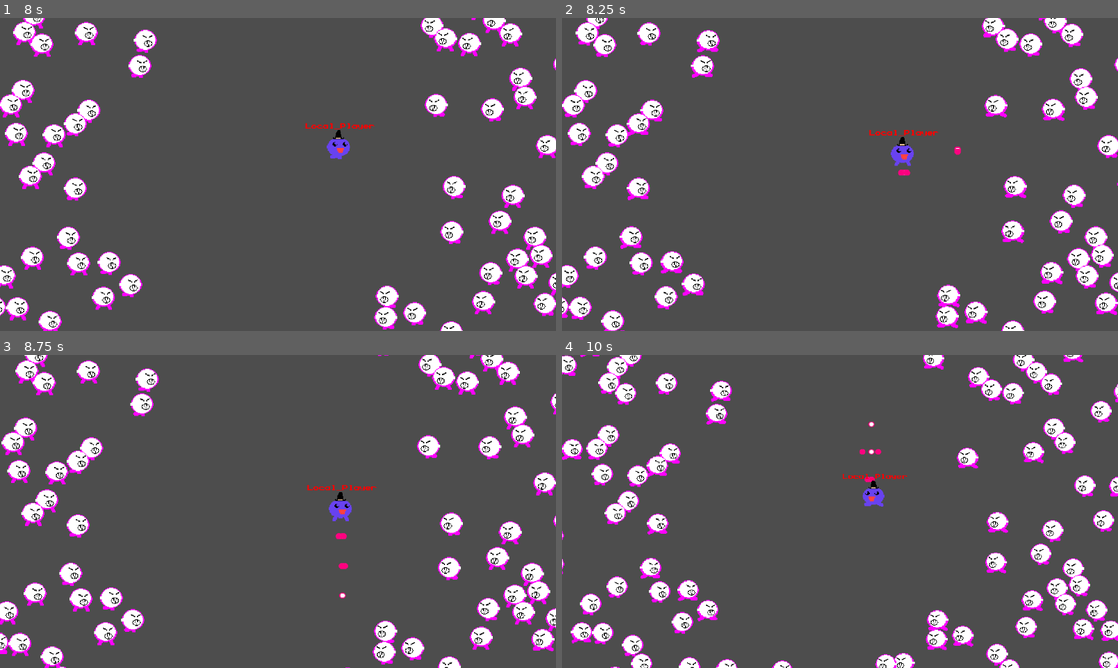
Above: before the commit, frames 1-4 (two rows, left to right).
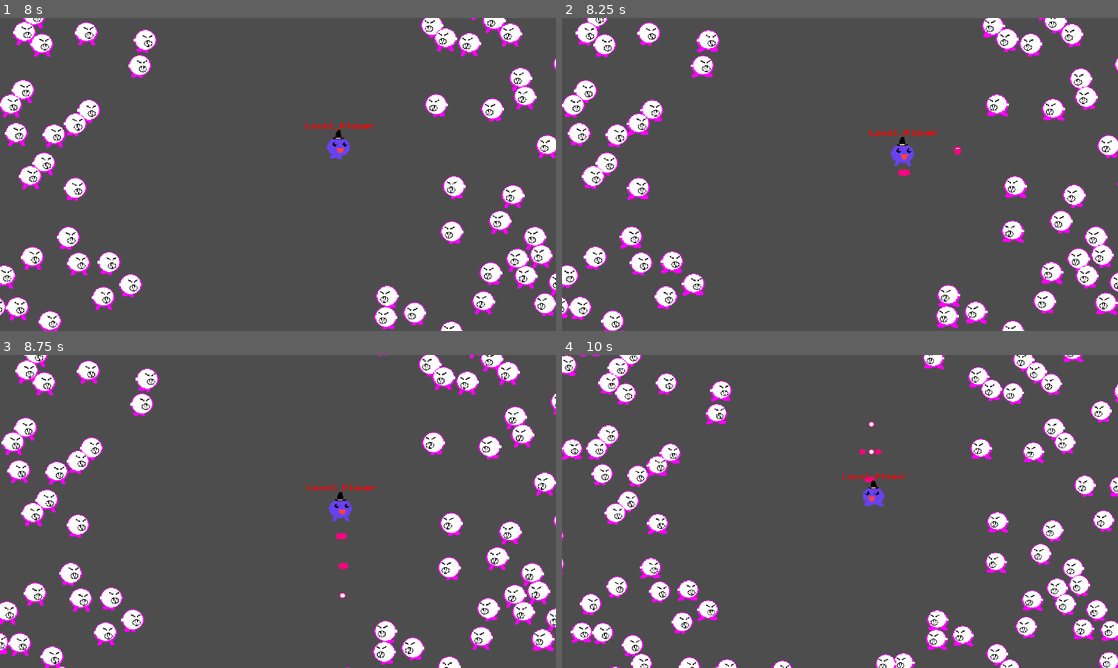
Above: after the commit, the same moments.

Repository: mcerdeira/d3mon
Game: Godot game, scene res://server.tscn
The game is run twice, just before and just after one commit, with the same random seed, the same clock (stepped at 60 frames per second) and the same inputs.
Inputs (mouse positions are in pixels of both pictures, inside the frame that each line leads up to):
- Up to frame 1 (8 s): tap Enter at 0.5 s; move the mouse to (250, 237) at 0.52 s; hold Z (shoot) 0.53-1.28 s; hold W (up) 0.53-2.03 s; move the mouse to (444, 221) at 1.27 s; tap Space (zoom) every 1.5 s from 1.35 to 7.35 s; move the mouse to (111, 127) at 2.02 s; hold Z (shoot) 2.03-2.78 s; hold A (left) 2.03-3.53 s; move the mouse to (305, 174) at 2.77 s; move the mouse to (194, 96) at 3.52 s; hold S (down) 3.53-4.28 s; hold Z (shoot) 3.53-4.28 s; move the mouse to (400, 158) at 4.27 s; hold D (right) 4.28-5.03 s; move the mouse to (166, 190) at 5.02 s; hold W (up) 5.03-5.78 s; hold Z (shoot) 5.03-5.78 s; move the mouse to (333, 105) at 5.77 s; hold D (right) from 5.78 s (still down); move the mouse to (250, 237) at 6.52 s; hold Z (shoot) 6.53-7.28 s; move the mouse to (444, 221) at 7.27 s
- Up to frame 2 (8.25 s): move the mouse to (673, 127) at 8.02 s; release D (right) at 8.03 s; hold S (down) from 8.03 s (still down); hold Z (shoot) from 8.03 s (still down)
- Up to frame 3 (8.75 s): keep holding S (down); keep holding Z (shoot)
- Up to frame 4 (10 s): move the mouse to (867, 511) at 8.77 s; release S (down) at 8.78 s; release Z (shoot) at 8.78 s; hold A (left) 8.78-9.53 s; tap Space (zoom) at 8.85 s; move the mouse to (756, 433) at 9.52 s; hold W (up) from 9.53 s (still down); hold Z (shoot) from 9.53 s (still down)

Frame 1 is identical in both runs. In frame 2, 0.1% of the frame differs, in the area x 75-81%, y 24-32%; in frame 3, 0.2%; in frame 4, 0.5%, in the area x 3-78%, y 0-37%.

Commit message:
Mas cosas de los enemigos

Diff:
--- a/src/Enemy.gd
+++ b/src/Enemy.gd
@@ -1,12 +1,18 @@
 extends CharacterBody2D
-var speed_chase = 35
-var speed_normal = 10
+var Blood = preload("res://Blood2.tscn")
+var speed_chase = 35.0
+var speed_normal = 10.0
 var speed = speed_normal
 var player_where = null
 var where = null
 var original_where = null
 var health = 10
 var hitted_ttl = 0
+var bleeding = false
+var bleeding_time_total = 3.0
+var bleeding_time = bleeding_time_total
+var bleeding_spawn_total = 1.0
+var bleeding_spawn = 0
 
 func _ready():
 	add_to_group("enemies")
@@ -16,12 +22,27 @@
 	$face.play("default")
 
 func _process(delta):
+	if bleeding:
+		bleeding_spawn -= 1 * delta
+		bleeding_time -= 1 * delta
+		if bleeding_spawn <= 0:
+			bleeding_spawn = bleeding_spawn_total
+			bleed()
+
+		if bleeding_time <= 0:
+			bleeding = false
+			bleeding_spawn = 0
+			bleeding_time = bleeding_time_total
+
 	if player_where != null and is_instance_valid(player_where):
 		where = player_where.position
+		speed = lerp(speed, speed_chase, 0.1)
 	else:
 		player_where = null
 		where = original_where
-		speed = speed_normal
+		speed = lerp(speed, speed_normal, 0.1)
+
+
 
 	if hitted_ttl > 0:
 		hitted_ttl -= 1 * delta
@@ -43,7 +64,17 @@
 		$sprite.scale.x = -1
 		$face.scale.x = -1
 
+
+func bleed():
+	for i in range(Global.pick_random([1, 2])):
+		var p = Blood.instantiate()
+		p.global_position = global_position
+		p.z_index = -9999
+		get_parent().add_child(p)
+
 func hited():
+	speed = 0.0
+	bleeding = true
 	health -= 1
 	hitted_ttl = 0.1
 
--- a/src/player.gd
+++ b/src/player.gd
@@ -16,8 +16,15 @@
 var bleeding_spawn_total = 1.0
 var bleeding_spawn = 0
 var spawning = true
+var health = 10
 
 func _ready():
+	$sprite.visible = false
+	$face.visible = false
+	$cloth.visible = false
+	$hat.visible = false
+	$lbl_name.visible = false
+
 	$spawner.play("default")
 	add_to_group("players")
 	randomize()
@@ -126,6 +133,9 @@
 		position.x += speed * delta
 		scale.x = 1
 
+	if health <= 0:
+		queue_free()
+
 	$lbl_name.scale.x = scale.x
 
 	if is_moving:
@@ -151,3 +161,8 @@
 		$face.visible = true
 		$cloth.visible = true
 		$hat.visible = true
+
+func _on_area_body_entered(body):
+	if body.is_in_group("enemies"):
+		bleeding = true
+		health -= 1
--- a/src/player.tscn
+++ b/src/player.tscn
@@ -206,32 +206,31 @@
 "speed": 5.0
 }]
 
+[sub_resource type="CircleShape2D" id="CircleShape2D_b3dq4"]
+radius = 16.0
+
 [sub_resource type="CircleShape2D" id="CircleShape2D_lv1rx"]
-radius = 19.0
+radius = 11.0454
 
 [node name="player" type="CharacterBody2D"]
 script = ExtResource("1_t1qp0")
 
 [node name="sprite" type="AnimatedSprite2D" parent="."]
-visible = false
 material = SubResource("ShaderMaterial_8yfef")
 position = Vector2(0, -34)
 sprite_frames = SubResource("SpriteFrames_umsmd")
 frame_progress = 0.384095
 
 [node name="face" type="AnimatedSprite2D" parent="."]
-visible = false
 position = Vector2(2, -30)
 sprite_frames = SubResource("SpriteFrames_xpuei")
 frame = 4
 
 [node name="cloth" type="AnimatedSprite2D" parent="."]
-visible = false
 position = Vector2(0, -34)
 sprite_frames = SubResource("SpriteFrames_3s7dq")
 
 [node name="hat" type="AnimatedSprite2D" parent="."]
-visible = false
 material = SubResource("ShaderMaterial_xk1m8")
 position = Vector2(0, -34)
 sprite_frames = SubResource("SpriteFrames_ukw7o")
@@ -241,7 +240,6 @@
 position = Vector2(6, -20)
 
 [node name="lbl_name" type="Label" parent="."]
-visible = false
 offset_left = -91.0
 offset_top = -93.0
 offset_right = 91.0
@@ -260,8 +258,17 @@
 speed_scale = 5.0
 
 [node name="collider" type="CollisionShape2D" parent="."]
+position = Vector2(1, -29)
+shape = SubResource("CircleShape2D_b3dq4")
+
+[node name="area" type="Area2D" parent="."]
+collision_layer = 2
+collision_mask = 2
+
+[node name="collider" type="CollisionShape2D" parent="area"]
 position = Vector2(2, -28)
 shape = SubResource("CircleShape2D_lv1rx")
 
 [connection signal="animation_looped" from="spawner" to="." method="_on_spawner_animation_looped"]
 [connection signal="frame_changed" from="spawner" to="." method="_on_spawner_frame_changed"]
+[connection signal="body_entered" from="area" to="." method="_on_area_body_entered"]
Not shown: 1 places in src/player.tscn that only renumber resources
